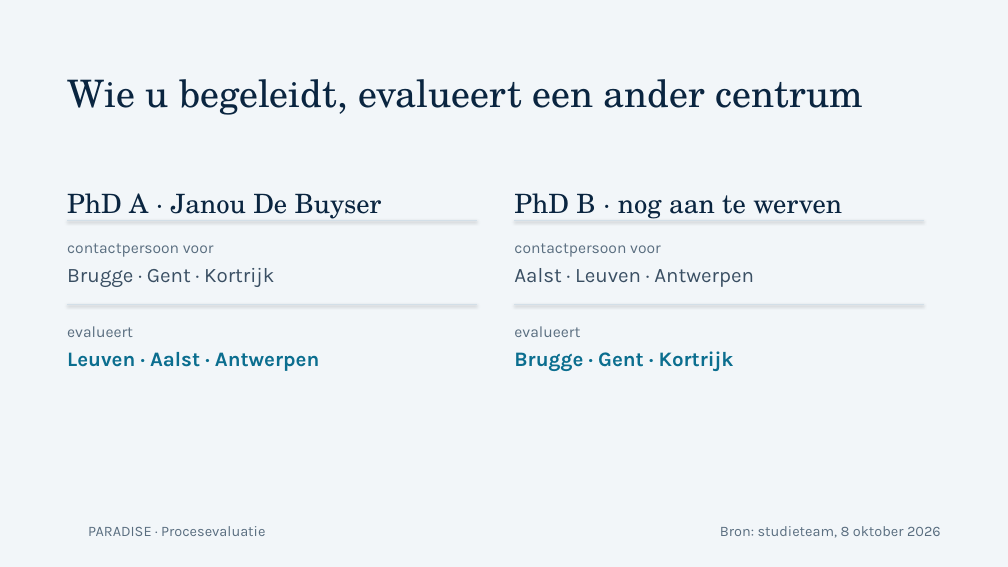
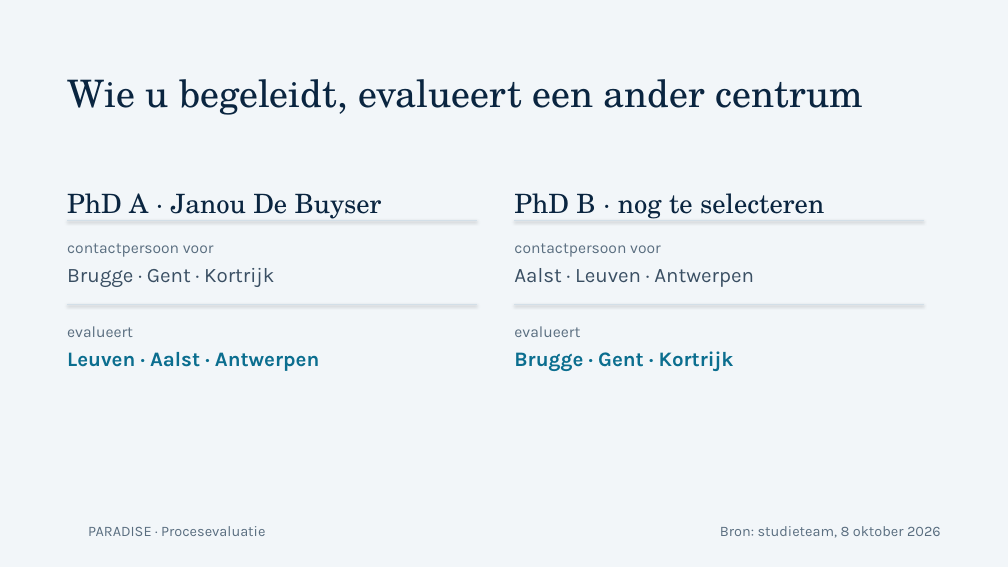
Before and after one commit to Dellfs/paradise-project, a slide deck: slide 9 of PARADISE_presentatie/PARADISE_procesevaluatie_gezondheidseconomie.pptx. Drawn at 1008x567 pixels with LibreOffice and Linux fonts; fonts in the diff are those of the drawing; background and template pictures are left out. Boxes give left, top, right and bottom in pixels: in the first picture for what was removed or moved away, otherwise in the second. Text is boxed around its words. In the diff, an @@ line names an element or a change of style, - is before the commit and + after.

```diff
--- a/PARADISE_presentatie/PARADISE_procesevaluatie_gezondheidseconomie.pptx
+++ b/PARADISE_presentatie/PARADISE_procesevaluatie_gezondheidseconomie.pptx
@@ text at box(514, 193, 824, 219): text changed @@
-PhD B · nog aan te werven
+PhD B · nog te selecteren
```
Also in this commit, not shown: 5 other slides changed, 25 other files.
